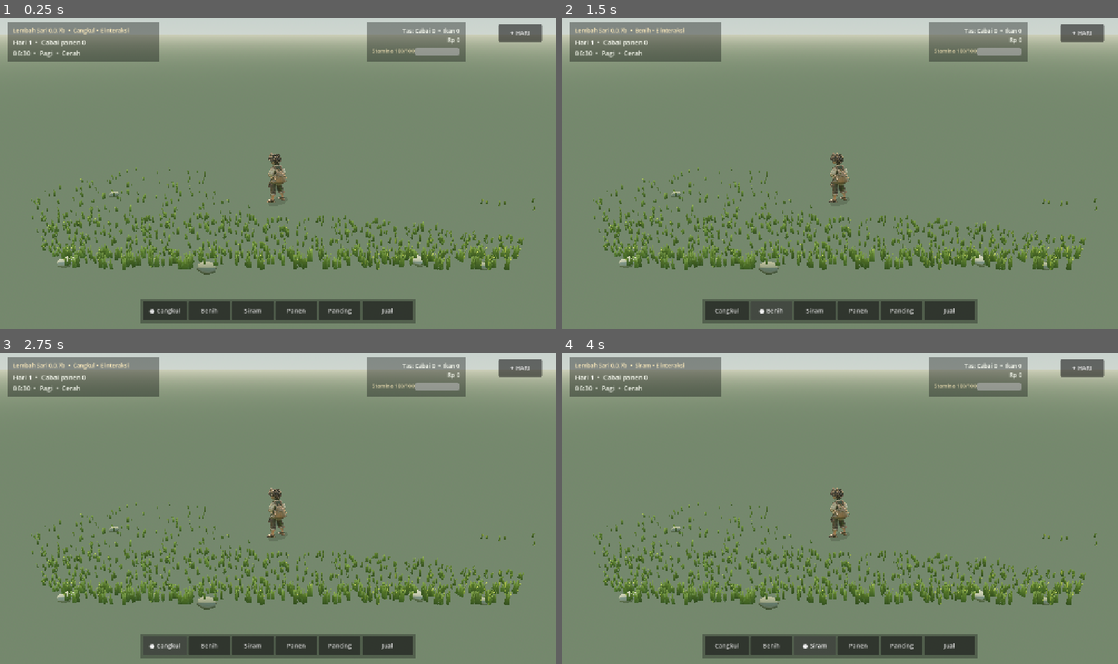
Above: before the commit, frames 1-4 (two rows, left to right).
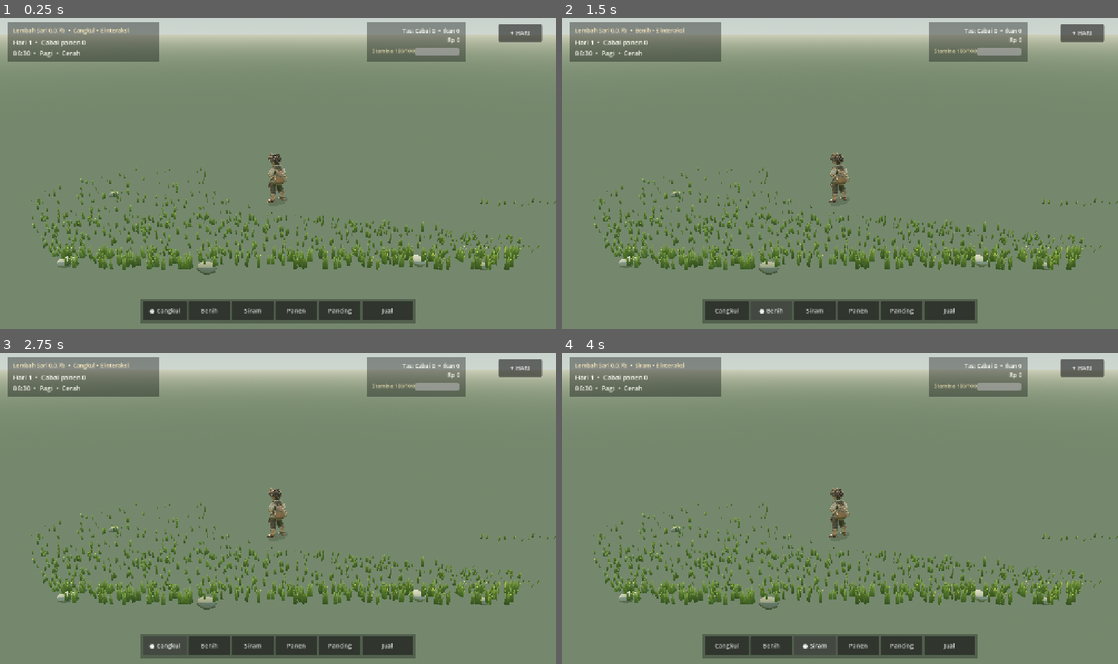
Above: after the commit, the same moments.

Repository: eneft/Lembah-sari
Game: Godot game, scene res://scenes/PlayableV5Test.tscn
Two runs of this game, one before a commit and one after it. Both use one fixed random seed, a clock stepped at 60 frames per second and the inputs below.
Inputs:
- Up to frame 1 (0.25 s): no input
- Up to frame 2 (1.5 s): click "● Cangkul" at 0.5 s; click "Benih" at 1.25 s
- Up to frame 3 (2.75 s): click "Cangkul" at 2 s
- Up to frame 4 (4 s): click "Siram" at 2.75 s; click "● Siram" at 3.5 s

The runs differ from the first frame. In frame 1, 1.5% of the frame differs, in the area x 5-100%, y 47-82%; in frame 2, 1.5%; in frame 3, 1.5%; in frame 4, 1.5%.

Commit message:
Finish stage 3: place short geometry grass along the real walking path edge, keep road clear

Diff:
--- a/scripts/village_foreground_grass.gd
+++ b/scripts/village_foreground_grass.gd
@@ -23,16 +23,30 @@
 	rng.seed = GRASS_SEED
 	var screen_size: Vector2 = view.get_viewport().get_visible_rect().size
 	var count: int = 0
+	var path_edge_tufts: int = 0
 	for region: Dictionary in REGIONS:
 		var zone: Rect2 = region["rect"]
 		var max_amount: int = int(region["amount"])
 		var transforms: Array[Transform3D] = []
 		var colors: Array[Color] = []
 		for attempt: int in range(max_amount):
-			var sample: Vector2 = Vector2(
-				rng.randf_range(zone.position.x,zone.end.x),
-				rng.randf_range(zone.position.y,zone.end.y)
-			)
+			var is_path_edge: bool = String(region["name"]) == "LawnGrass3D" and attempt >= 392
+			var sample: Vector2 = Vector2.ZERO
+			if is_path_edge:
+				# Carefully place short tufts along both *edges* of the
+				# pedestrian route instead of scattering onto the road.
+				var t: float = (float(attempt-392)+rng.randf())/118.0
+				var track_a := Vector2(0.49,0.565)
+				var track_b := Vector2(1.02,0.685)
+				var tangent: Vector2 = (track_b-track_a).normalized()
+				var side: Vector2 = Vector2(-tangent.y,tangent.x)
+				var direction: float = -1.0 if attempt % 2 == 0 else 1.0
+				sample = track_a.lerp(track_b,t*0.93) + side*direction*rng.randf_range(0.061,0.088)
+			else:
+				sample = Vector2(
+					rng.randf_range(zone.position.x,zone.end.x),
+					rng.randf_range(zone.position.y,zone.end.y)
+				)
 			if _is_clear_zone(sample):
 				continue
 			var at: Vector3 = _ground_point(view,sample * screen_size)
@@ -41,6 +55,9 @@
 			if _near_foreground_plant(world,at):
 				continue
 			var height: float = rng.randf_range(float(region["min_h"]),float(region["max_h"]))
+			if is_path_edge:
+				height = rng.randf_range(0.065,0.12)
+				path_edge_tufts += 1
 			var width: float = rng.randf_range(0.68,1.14) * height
 			var spin: float = rng.randf_range(-PI,PI)
 			var tilt: float = rng.randf_range(-0.09,0.09)
@@ -76,6 +93,7 @@
 		root.add_child(node)
 		count += transforms.size()
 	root.set_meta("tufts",count)
+	root.set_meta("path_edge_tufts",path_edge_tufts)
 	root.set_meta("batches",root.get_child_count())
 	root.set_meta("image_background_preserved",true)
 	print("[LembahSari] VOLUMETRIC_GRASS_READY tufts=%d batches=%d foreground=polygon far=image" % [count,root.get_child_count()])
